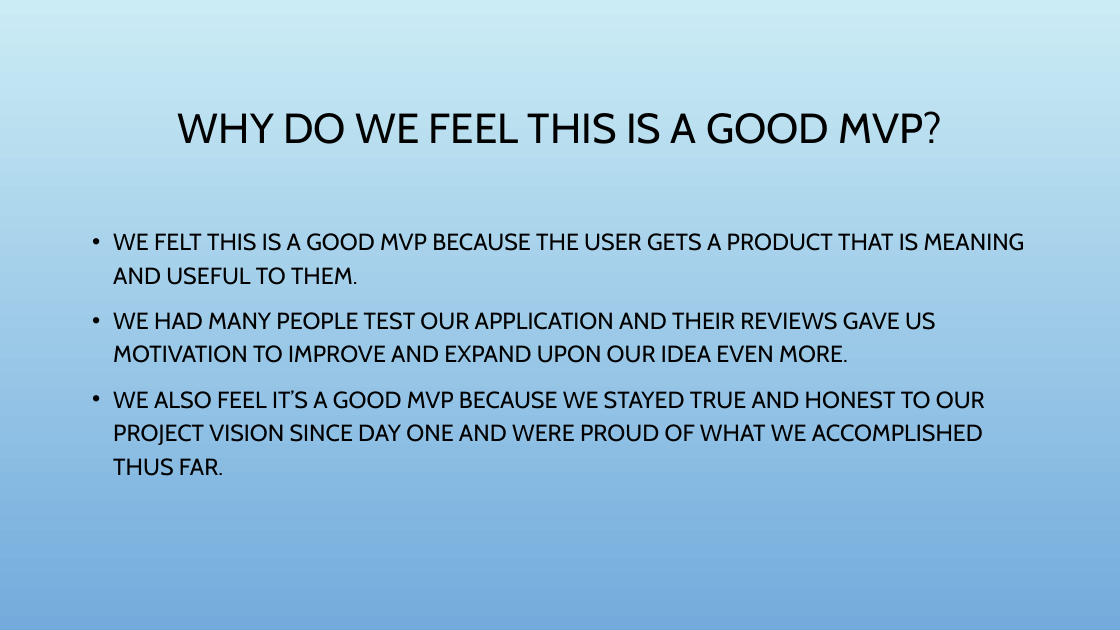
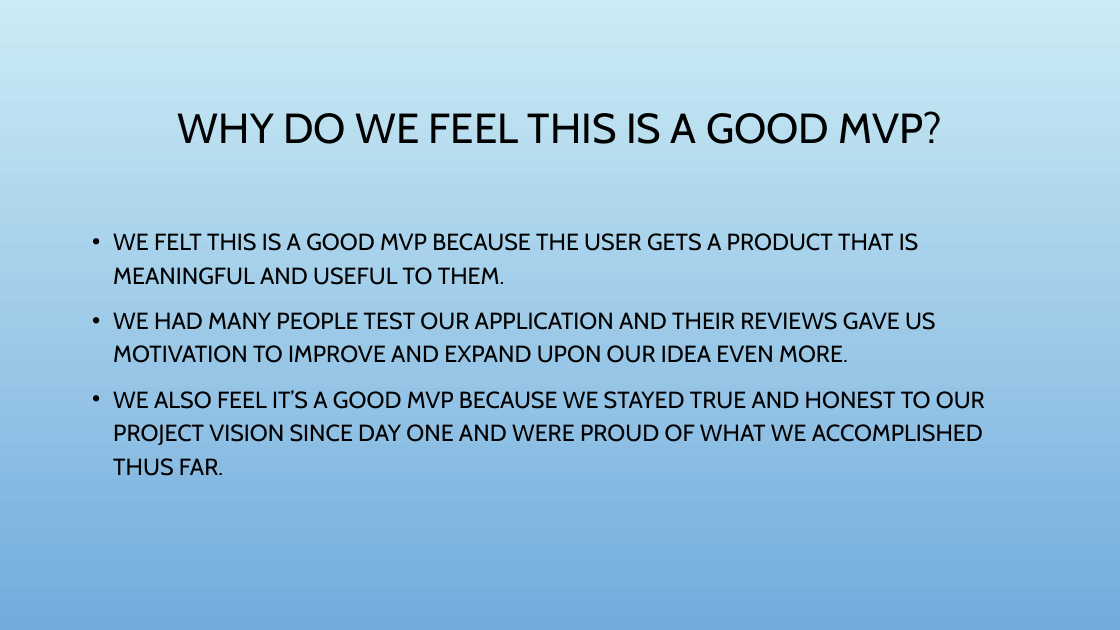
Before and after one commit to Jacobchapman99/ENSE-374-Group07-Project, a slide deck: slide 11 of Milestone4/Milestone 4.ppt. Drawn at 1120x630 pixels with LibreOffice and Linux fonts; fonts in the diff are those of the drawing; background and template pictures are left out. Boxes give left, top, right and bottom in pixels: in the first picture for what was removed or moved away, otherwise in the second. Text is boxed around its words. In the diff, an @@ line names an element or a change of style, - is before the commit and + after.

```diff
--- a/Milestone4/Milestone 4.ppt
+++ b/Milestone4/Milestone 4.ppt
@@ text at (113,233,919,285): text changed @@
-• WE FELT THIS IS A GOOD MVP BECAUSE THE USER GETS A PRODUCT THAT IS MEANING AND USEFUL TO THEM.
+• WE FELT THIS IS A GOOD MVP BECAUSE THE USER GETS A PRODUCT THAT IS MEANINGFUL AND USEFUL TO THEM.
```
Also in this commit, not shown: 3 other slides changed.
